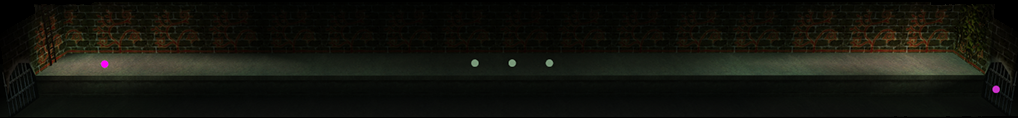
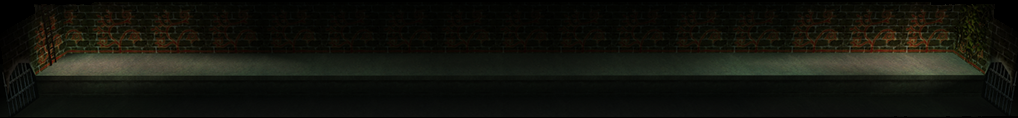
The second 1018 x 118 image is a revision of the first. Changes to its layers:
hid group "MQ_Layout" (1 layers) over 99, 58, 1002, 95
showed group "Normal_Layout" (1 layers) over 99, 58, 1002, 95
showed group "OoT" (1 layers) over 99, 58, 1002, 95